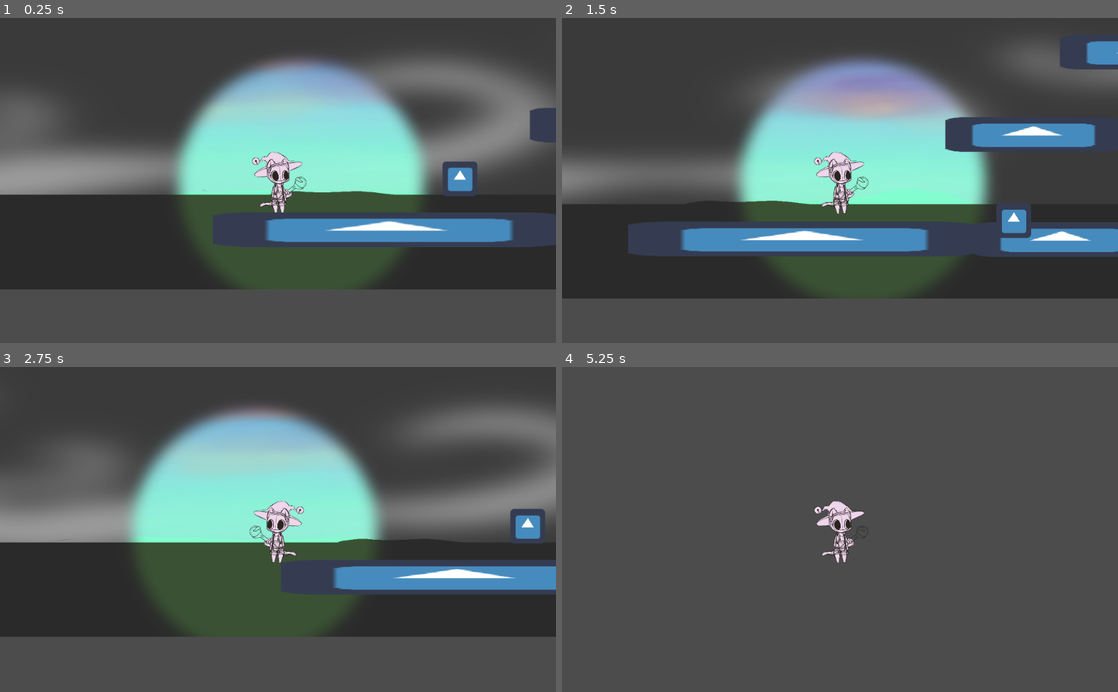
Above: before the commit, frames 1-4 (two rows, left to right).
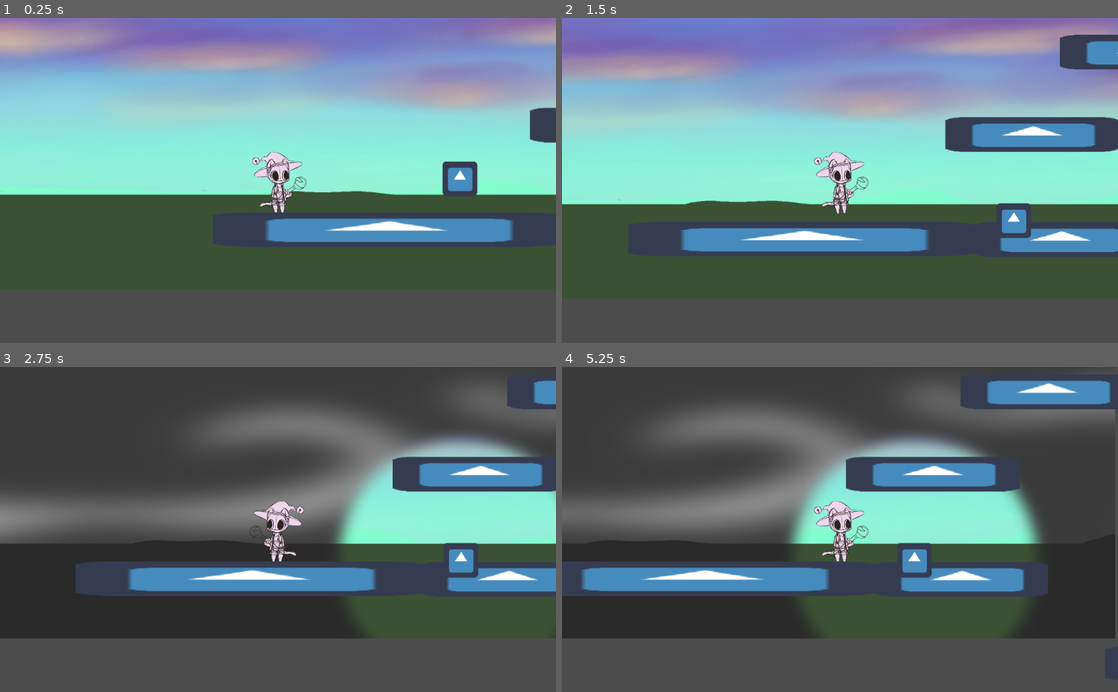
Above: after the commit, the same moments.

Repository: SunStaff/main
Game: Godot game, scene res://Scenes/Level3.tscn
Two runs of this game, one before a commit and one after it. Both use one fixed random seed, a clock stepped at 60 frames per second and the inputs below. The engine's default icon, where the game draws it, is replaced by a stand-in: a white triangle on a blue panel in a dark square.
Inputs:
- Up to frame 1 (0.25 s): no input
- Up to frame 2 (1.5 s): tap Enter at 0.5 s; hold Right (Right) from 0.53 s (still down); tap E (Interact) at 0.6, 1.35 s; tap Space (Jump) at 0.77 s
- Up to frame 3 (2.75 s): tap Space (Jump) at 1.52 s; release Right (Right) at 2.03 s; hold Left (Left) from 2.03 s (still down); tap E (Interact) at 2.1 s
- Up to frame 4 (5.25 s): release Left (Left) at 2.78 s; hold Right (Right) 2.78-4.28 s; tap E (Interact) every 0.75 s from 2.85 to 5.1 s; tap Space (Jump) at 3.02, 3.77, 4.52 s; hold Left (Left) 4.28-5.03 s; hold Right (Right) from 5.03 s (still down)

The runs differ from the first frame. In frame 1, 56% of the frame differs, in the area x 0-100%, y 0-84%; in frame 2, 52%; in frame 3, 50%; in frame 4, 42%.

Commit message:
Interact Edits

Diff:
--- a/SunStaff/Scenes/Milo/Milo.tscn
+++ b/SunStaff/Scenes/Milo/Milo.tscn
@@ -75,6 +75,9 @@
 [sub_resource type="CapsuleShape2D" id=28]
 radius = 44.0
 
+[sub_resource type="CircleShape2D" id=29]
+radius = 100.0
+
 [node name="Milo" type="KinematicBody2D" groups=["Player"]]
 light_mask = 3
 script = ExtResource( 1 )
@@ -85,6 +88,7 @@
 frames = SubResource( 14 )
 
 [node name="SunStaff" parent="Sprite" instance=ExtResource( 3 )]
+visible = false
 
 [node name="CollisionShape2D" type="CollisionShape2D" parent="."]
 position = Vector2( 0, 3.5 )
@@ -94,6 +98,11 @@
 [node name="Camera2D" type="Camera2D" parent="."]
 current = true
 
+[node name="InteractRange" type="Area2D" parent="."]
+
+[node name="CollisionShape2D" type="CollisionShape2D" parent="InteractRange"]
+shape = SubResource( 29 )
+
 [connection signal="PlayerInAltarRange" from="Sprite/SunStaff/LightCircle" to="." method="_on_LightCircle_PlayerInAltarRange"]
 
 [editable path="Sprite/SunStaff"]
--- a/SunStaff/Scripts/Milo/Milo.gd
+++ b/SunStaff/Scripts/Milo/Milo.gd
@@ -9,6 +9,8 @@
 var LightCircle
 var WithinAltarRange
 var StaffAltar
+var StaffVisibility
+var AltarStaffVisibility
 
 # Movement Variables
 var faceRight = true
@@ -26,6 +28,8 @@
 	LightCircle = get_node("/root/Node/Milo/Sprite/SunStaff/LightCircle")
 	StaffAltar = get_node("/root/Node/StaffAltar/Sprite/StaffInAltar") # CHANGE AT LATER POINT --> NEEDS TO BE FROM CHECKPOINTS/GAMEMANAGER
 	WithinAltarRange = false
+	StaffVisibility = true
+	AltarStaffVisibility = false
 
 func get_input():
 	if (GameManager.IsPlayerAlive):
@@ -51,9 +55,9 @@
 		# Sun Staff Placement
 		if (WithinAltarRange):
 			if (Input.is_action_just_pressed("Interact")):
-				SunStaff.visible = !SunStaff.visible
-				StaffAltar.visible = !StaffAltar.visible
-				if (StaffAltar.visible):
+				SunStaff.visible = !StaffVisibility
+				StaffAltar.visible = !AltarStaffVisibility
+				if (AltarStaffVisibility):
 					LightCircle.monitoring = false
 				else:
 					LightCircle.monitoring = true
--- a/SunStaff/Scripts/Milo/SunStaff.gd
+++ b/SunStaff/Scripts/Milo/SunStaff.gd
@@ -24,7 +24,6 @@
 
 
 func _on_LightCircle_area_entered(area):
-	#if (!activated):
 	if (area.name == "StaffAltar"):
 		emit_signal("PlayerInAltarRange", true)
 	elif (area.name == "Briar"):
@@ -33,7 +32,6 @@
 
 
 func _on_LightCircle_area_exited(area):
-	#if (!activated):
 	if (area.name == "StaffAltar"):
 		emit_signal("PlayerInAltarRange", false)
 	elif (area.name == "Briar"):
Not shown: 1 places in SunStaff/Scenes/Milo/Milo.tscn that only renumber resources
